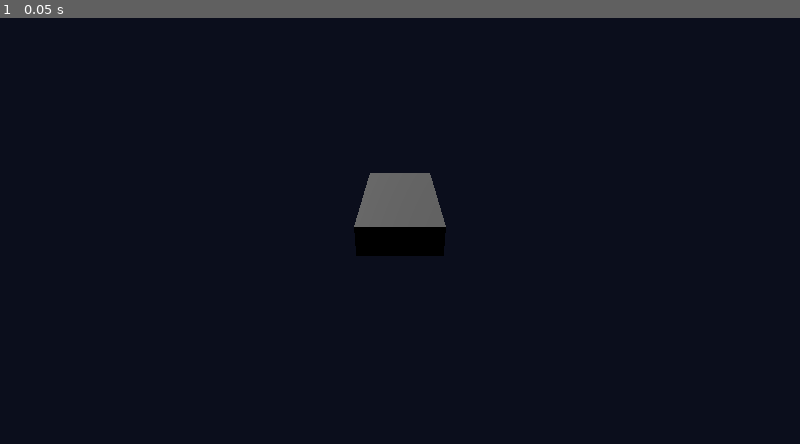
Above: before the commit, frame 1.
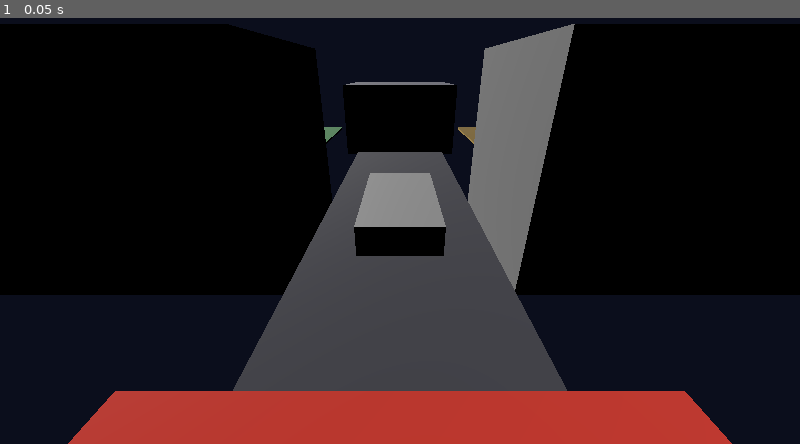
Above: after the commit, the same moment.

Repository: PRANAV-DEV-01/THE-LAST-SHORTCUT
Game: Godot game, scene res://scenes/main/main.tscn
Same seed, same stepped clock (60 frames per second), same inputs: the game is played once before the commit and once after it.
Inputs:
- Up to frame 1 (0.05 s): no input

The runs differ from the first frame. In frame 1, 76% of the frame differs, in the area x 0-100%, y 1-100%.

Commit message:
milestone 3: create first district blockout

Diff:
--- /dev/null
+++ b/scenes/levels/district_full.tscn
@@ -0,0 +1,12 @@
+[gd_scene load_steps=3 format=3]
+
+[ext_resource type="Script" id="1_district" path="res://scripts/level/district.gd"]
+[ext_resource type="PackedScene" id="2_vehicle" path="res://scenes/player/vehicle.tscn"]
+
+[node name="District" type="Node3D"]
+script = ExtResource("1_district")
+
+[node name="Vehicle" parent="." instance=ExtResource("2_vehicle")]
+
+[node name="DirectionalLight" type="DirectionalLight3D" parent="."]
+transform = Transform3D(0.707107, -0.499999, 0.499999, 0, 0.866025, 0.5, -0.707107, 0, 0.866025, 0, 0, 0)
--- a/scenes/main/main.tscn
+++ b/scenes/main/main.tscn
@@ -1,12 +1,10 @@
 [gd_scene load_steps=2 format=3]
 
-[ext_resource type="Script" id="1_1a2b3c" path="res://scripts/core/main.gd"]
-[ext_resource type="PackedScene" id="2_vehicle" path="res://scenes/player/vehicle.tscn"]
+[ext_resource type="PackedScene" id="1_district" path="res://scenes/levels/district_full.tscn"]
 
 [node name="Main" type="Node3D"]
-script = ExtResource("1_1a2b3c")
 
-[node name="Vehicle" parent="." instance=ExtResource("2_vehicle")]
+[node name="District" parent="." instance=ExtResource("1_district")]
 
 [node name="DirectionalLight" type="DirectionalLight3D" parent="."]
 transform = Transform3D(0.707107, -0.499999, 0.499999, 0, 0.866025, 0.5, -0.707107, 0, 0.866025, 0, 0, 0)
--- /dev/null
+++ b/scripts/level/district.gd
@@ -0,0 +1,194 @@
+## District blockout: depot, safe route, shortcut, barrier, repair, destination, collapse boundary.
+extends Node3D
+
+@export var road_width := 4.0
+@export var road_length := 30.0
+@export var block_width := 16.0
+@export var block_height := 4.0
+@export var barrier_position := Vector3(0, 0.5, -5.0)
+@export var repair_position := Vector3(-6.0, 0.5, 5.0)
+@export var destination_position := Vector3(0.0, 0.5, -14.0)
+
+var _floor := MeshInstance3D.new()
+var _shortcut_floor := MeshInstance3D.new()
+var _safe_floor := MeshInstance3D.new()
+var _barrier_instance: MeshInstance3D
+var _repair_zone: Area3D
+var _destination_zone: Area3D
+var _depot: MeshInstance3D
+var _building_left := MeshInstance3D.new()
+var _building_right := MeshInstance3D.new()
+var _collapse_boundary := MeshInstance3D.new()
+var _marker_shortcut := MeshInstance3D.new()
+var _marker_destination := MeshInstance3D.new()
+
+func _ready() -> void:
+	_build_floor()
+	_build_buildings()
+	_build_barrier()
+	_build_repair_station()
+	_build_destination()
+	_build_depot()
+	_build_route_markers()
+	_build_collapse_boundary()
+
+func _build_floor() -> void:
+	var road_mat := StandardMaterial3D.new()
+	road_mat.albedo_color = Color(0.25, 0.25, 0.28, 1)
+
+	var safe_mat := StandardMaterial3D.new()
+	safe_mat.albedo_color = Color(0.2, 0.5, 0.25, 0.4)
+
+	var shortcut_mat := StandardMaterial3D.new()
+	shortcut_mat.albedo_color = Color(0.5, 0.4, 0.15, 0.4)
+
+	var safe_road := BoxMesh.new()
+	safe_road.size = Vector3(road_width, 0.1, road_length * 0.5)
+	_safe_floor.mesh = safe_road
+	_safe_floor.material_override = safe_mat
+	_safe_floor.position = Vector3(road_width + 2.0, 0.05, road_length * 0.25)
+	add_child(_safe_floor)
+
+	var shortcut_road := BoxMesh.new()
+	shortcut_road.size = Vector3(road_width, 0.1, road_length * 0.5)
+	_shortcut_floor.mesh = shortcut_road
+	_shortcut_floor.material_override = shortcut_mat
+	_shortcut_floor.position = Vector3(-(road_width + 2.0), 0.05, road_length * 0.25)
+	add_child(_shortcut_floor)
+
+	var main_road := BoxMesh.new()
+	main_road.size = Vector3(road_width, 0.1, road_length)
+	_floor.mesh = main_road
+	_floor.material_override = road_mat
+	_floor.position = Vector3(0, 0.05, 0)
+	add_child(_floor)
+
+func _build_buildings() -> void:
+	var bld_mat := StandardMaterial3D.new()
+	bld_mat.albedo_color = Color(0.35, 0.35, 0.35, 1)
+
+	var bld_left_mesh := BoxMesh.new()
+	bld_left_mesh.size = Vector3(block_width - road_width, block_height, 4.0)
+	_building_left.mesh = bld_left_mesh
+	_building_left.material_override = bld_mat
+	_building_left.position = Vector3(-block_width / 2.0, block_height / 2.0, 0)
+	add_child(_building_left)
+
+	var bld_right_mesh := BoxMesh.new()
+	bld_right_mesh.size = Vector3(block_width - road_width, block_height, 4.0)
+	_building_right.mesh = bld_right_mesh
+	_building_right.material_override = bld_mat
+	_building_right.position = Vector3(block_width / 2.0, block_height / 2.0, 0)
+	add_child(_building_right)
+
+func _build_barrier() -> void:
+	var barrier_mat := StandardMaterial3D.new()
+	barrier_mat.albedo_color = Color(0.8, 0.2, 0.15, 1)
+
+	var barrier_mesh := BoxMesh.new()
+	barrier_mesh.size = Vector3(road_width, 2.0, 0.6)
+	_barrier_instance = MeshInstance3D.new()
+	_barrier_instance.mesh = barrier_mesh
+	_barrier_instance.material_override = barrier_mat
+	_barrier_instance.position = barrier_position
+	add_child(_barrier_instance)
+
+func _build_repair_station() -> void:
+	var repair_mat := StandardMaterial3D.new()
+	repair_mat.albedo_color = Color(0.15, 0.3, 0.8, 0.5)
+
+	_repair_zone = Area3D.new()
+	var repair_shape := CollisionShape3D.new()
+	repair_shape.shape = SphereShape3D.new()
+	repair_shape.shape.radius = 2.0
+	_repair_zone.add_child(repair_shape)
+	var repair_visual := MeshInstance3D.new()
+	var repair_mesh := CylinderMesh.new()
+	repair_mesh.height = 3.0
+	repair_mesh.top_radius = 1.5
+	repair_mesh.bottom_radius = 1.5
+	repair_visual.mesh = repair_mesh
+	repair_visual.material_override = repair_mat
+	repair_visual.position = Vector3(0, 1.5, 0)
+	_repair_zone.add_child(repair_visual)
+	_repair_zone.position = repair_position
+	add_child(_repair_zone)
+
+func _build_destination() -> void:
+	var dest_mat := StandardMaterial3D.new()
+	dest_mat.albedo_color = Color(0.1, 0.7, 0.25, 0.7)
+
+	_destination_zone = Area3D.new()
+	var dest_shape := CollisionShape3D.new()
+	dest_shape.shape = SphereShape3D.new()
+	dest_shape.shape.radius = 2.5
+	_destination_zone.add_child(dest_shape)
+	var dest_visual := MeshInstance3D.new()
+	var dest_mesh := CylinderMesh.new()
+	dest_mesh.height = 4.0
+	dest_mesh.top_radius = 2.0
+	dest_mesh.bottom_radius = 2.0
+	dest_visual.mesh = dest_mesh
+	dest_visual.material_override = dest_mat
+	dest_visual.position = Vector3(0, 2.0, 0)
+	_destination_zone.add_child(dest_visual)
+	_destination_zone.position = destination_position
+	add_child(_destination_zone)
+
+func _build_depot() -> void:
+	var depot_mat := StandardMaterial3D.new()
+	depot_mat.albedo_color = Color(0.4, 0.4, 0.45, 1)
+	var depot_mesh := BoxMesh.new()
+	depot_mesh.size = Vector3(5.0, 3.0, 4.0)
+	_depot = MeshInstance3D.new()
+	_depot.mesh = depot_mesh
+	_depot.material_override = depot_mat
+	_depot.position = Vector3(0, 1.5, 10.0)
+	add_child(_depot)
+
+func _build_route_markers() -> void:
+	var yellow_mat := StandardMaterial3D.new()
+	yellow_mat.albedo_color = Color(0.9, 0.8, 0.1, 0.8)
+
+	var shortcut_marker_mesh := BoxMesh.new()
+	shortcut_marker_mesh.size = Vector3(1.0, 1.0, 1.0)
+	_marker_shortcut.mesh = shortcut_marker_mesh
+	_marker_shortcut.material_override = yellow_mat
+	_marker_shortcut.position = Vector3(-(road_width + 2.0), 1.0, -8.0)
+	add_child(_marker_shortcut)
+
+	var dest_marker_mesh := BoxMesh.new()
+	dest_marker_mesh.size = Vector3(1.0, 1.5, 1.0)
+	_marker_destination.mesh = dest_marker_mesh
+	_marker_destination.material_override = yellow_mat
+	_marker_destination.position = Vector3(0, 2.5, -16.0)
+	add_child(_marker_destination)
+
+func _build_collapse_boundary() -> void:
+	var collapse_mat := StandardMaterial3D.new()
+	collapse_mat.albedo_color = Color(0.6, 0.1, 0.1, 0.15)
+	var collapse_mesh := BoxMesh.new()
+	collapse_mesh.size = Vector3(block_width * 2.0, block_height, road_length + 6.0)
+	_collapse_boundary.mesh = collapse_mesh
+	_collapse_boundary.material_override = collapse_mat
+	_collapse_boundary.position = Vector3(0, block_height / 2.0, -2.0)
+	add_child(_collapse_boundary)
+
+func get_barrier() -> MeshInstance3D:
+	return _barrier_instance
+
+func is_shortcut_open() -> bool:
+	return _barrier_instance == null or not is_instance_valid(_barrier_instance)
+
+func remove_barrier() -> void:
+	if _barrier_instance and is_instance_valid(_barrier_instance):
+		_barrier_instance.queue_free()
+
+func repair_vehicle() -> void:
+	pass
+
+func get_destination_zone() -> Area3D:
+	return _destination_zone
+
+func get_repair_zone() -> Area3D:
+	return _repair_zone
